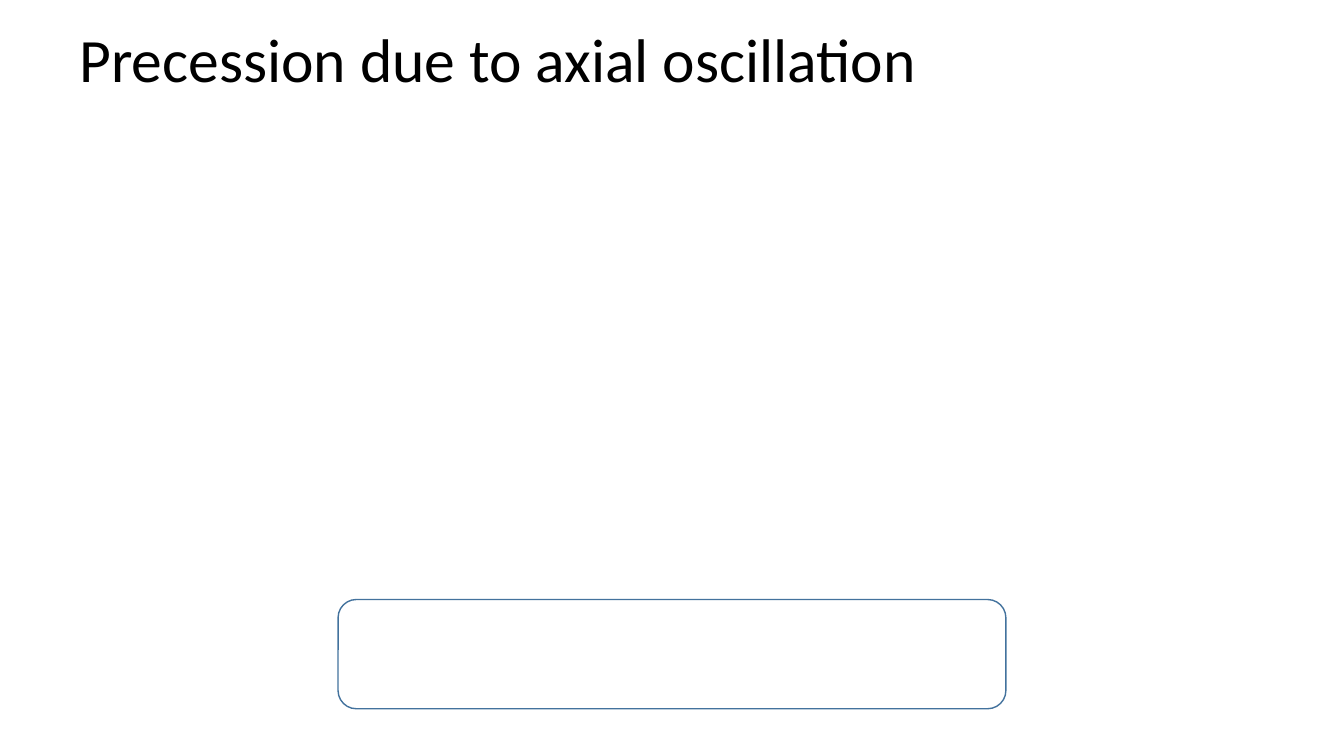
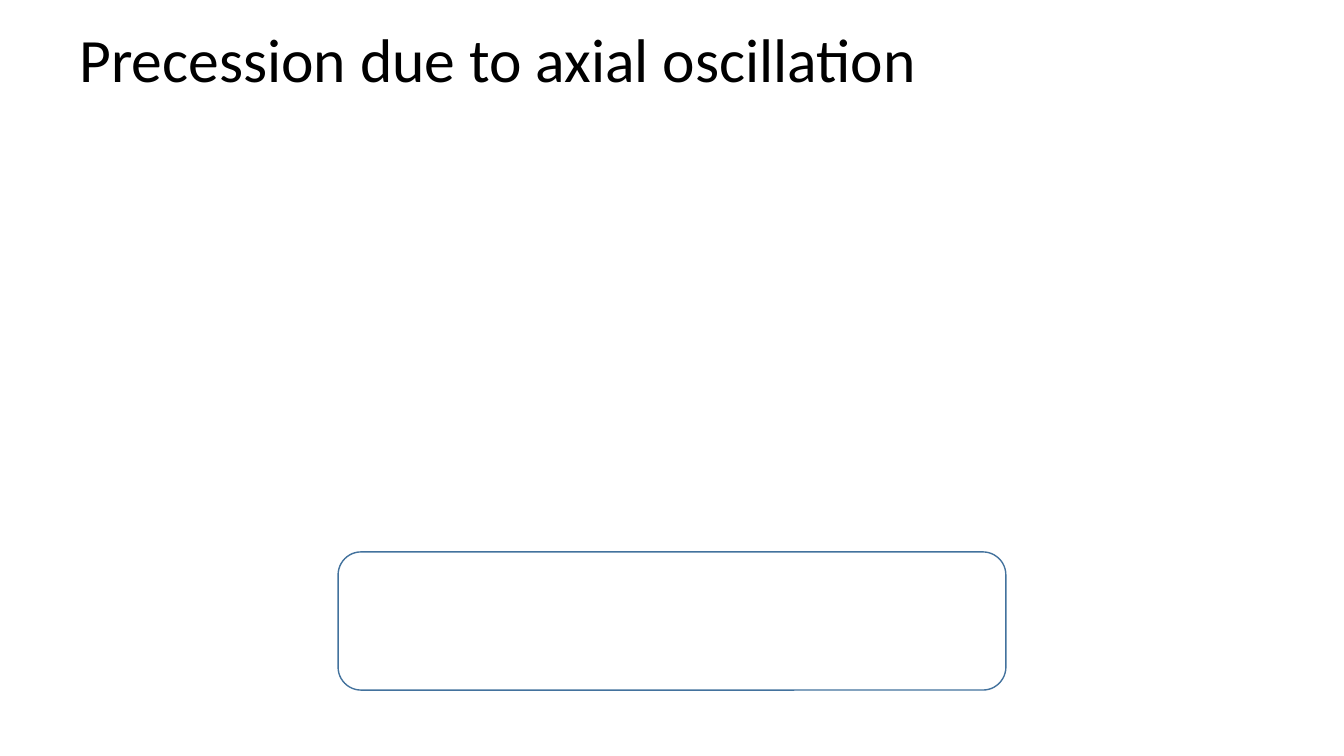
Before and after one commit to kgilmo/amplitude_sensing_paper, a slide deck: slide 2 of amplitude_sensing_penning.pptx. Drawn at 1344x756 pixels with LibreOffice and Linux fonts; fonts in the diff are those of the drawing; grey boxes stand for pictures. Boxes give left, top, right and bottom in pixels: in the first picture for what was removed or moved away, otherwise in the second. Text is boxed around its words. In the diff, an @@ line names an element or a change of style, - is before the commit and + after.

```diff
--- a/amplitude_sensing_penning.pptx
+++ b/amplitude_sensing_penning.pptx
@@ rounded rectangle: place and size @@
-rounded rectangle at box(338, 600, 1005, 709)
+rounded rectangle at box(338, 553, 1005, 691)
```
Also in this commit, not shown: 1 other slide changed, 7 slides added, 5 slides removed, 19 other files.
